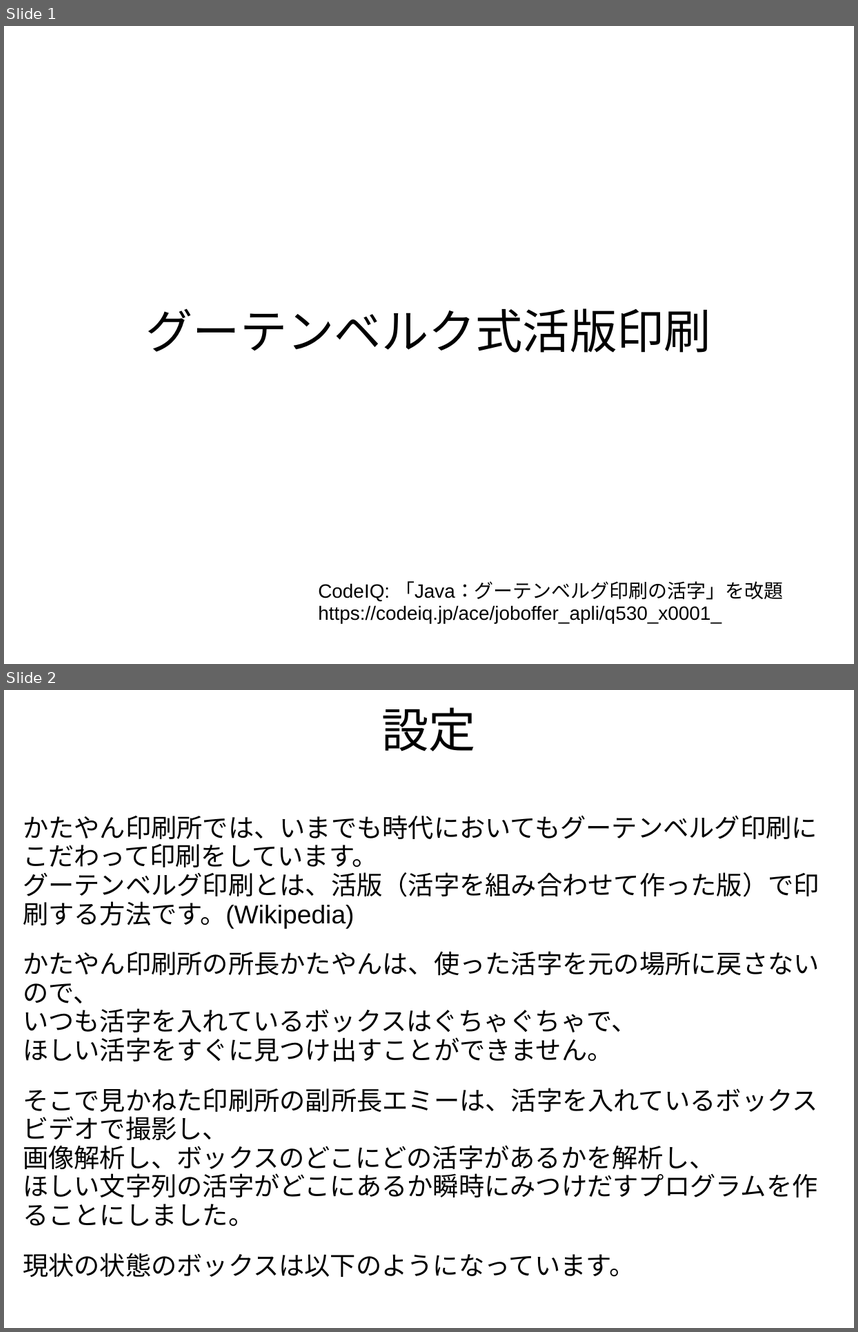
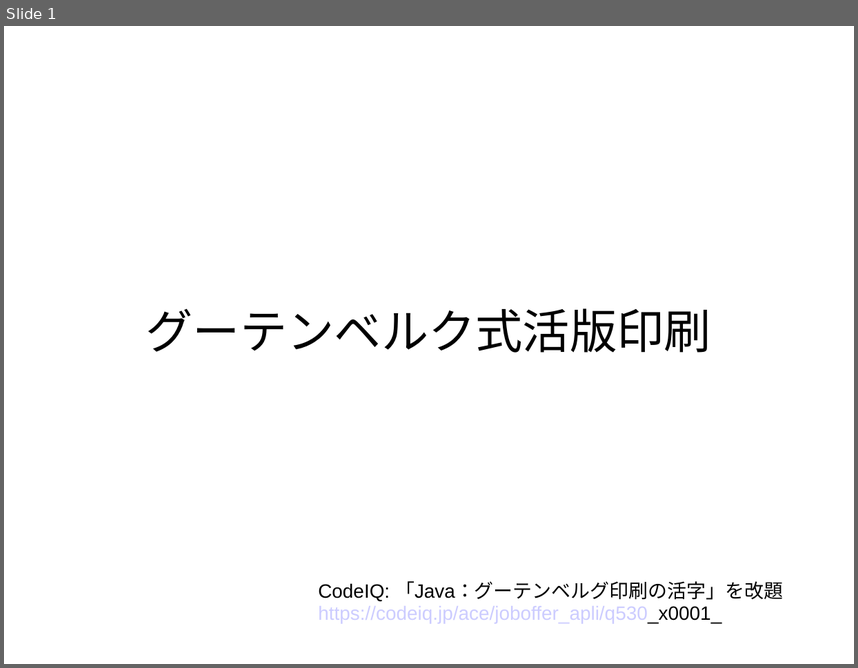
Before and after one commit to nsnt/granparkrb-printing, a slide deck: printing.ppt. Shown one above the other, each under a label of ours: slides 1 and 2 before the commit, slide 1 after it. The pictures are 858x1332 and 858x668 pixels, drawn with LibreOffice and Linux fonts; fonts in the diff are those of the drawing. Boxes give left, top, right and bottom in pixels: in the first picture for what was removed or moved away, otherwise in the second. Text is boxed around its words. In the diff, an @@ line names an element or a change of style, - is before the commit and + after.

```diff
--- a/printing.ppt
+++ b/printing.ppt
@@ slide 2 removed at [4,690,854,1328], background #FFFFFF @@
@@ title removed at [381,707,476,751] @@
-設定
@@ text removed at [23,815,820,1226] @@
-かたやん印刷所では、いまでも時代においてもグーテンベルグ印刷にこだわって印刷をしています。
-グーテンベルグ印刷とは、活版（活字を組み合わせて作った版）で印刷する方法です。(Wikipedia)
-かたやん印刷所の所長かたやんは、使った活字を元の場所に戻さないので、
-いつも活字を入れているボックスはぐちゃぐちゃで、
-ほしい活字をすぐに見つけ出すことができません。
-そこで見かねた印刷所の副所長エミーは、活字を入れているボックスビデオで撮影し、
-画像解析し、ボックスのどこにどの活字があるかを解析し、
-ほしい文字列の活字がどこにあるか瞬時にみつけだすプログラムを作ることにしました。
-現状の状態のボックスは以下のようになっています。
@@ slide 1 changed as well @@
@@ text "CodeIQ: 「Java：グーテンベルグ印刷の活字」を改題" at [318,581,783,623]: text colour #000000 to #CCCCFF in "https://codeiq.jp/ace/joboffer_apli/q530_x0001_" @@
```
Also in this commit, not shown: 1 other slide changed.
